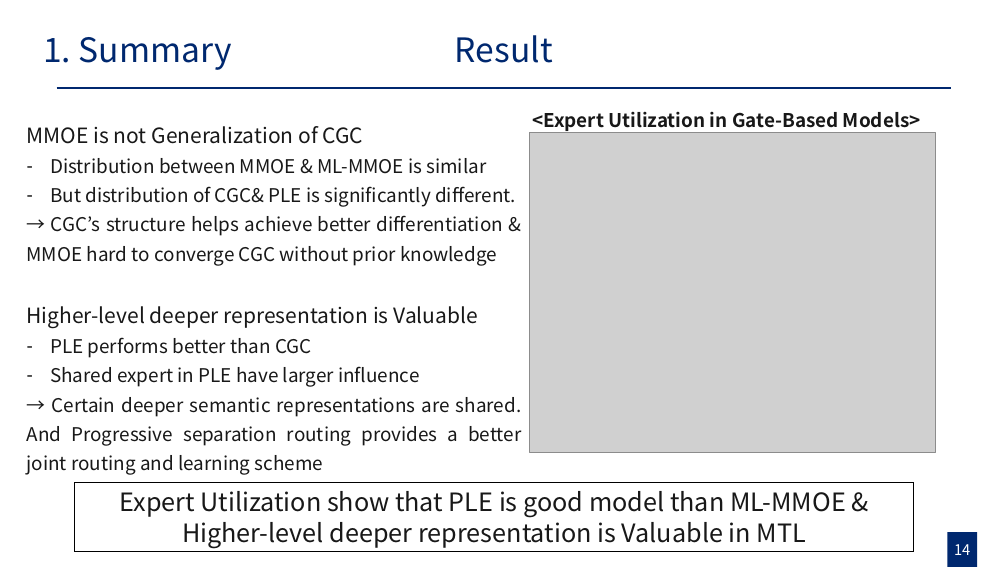
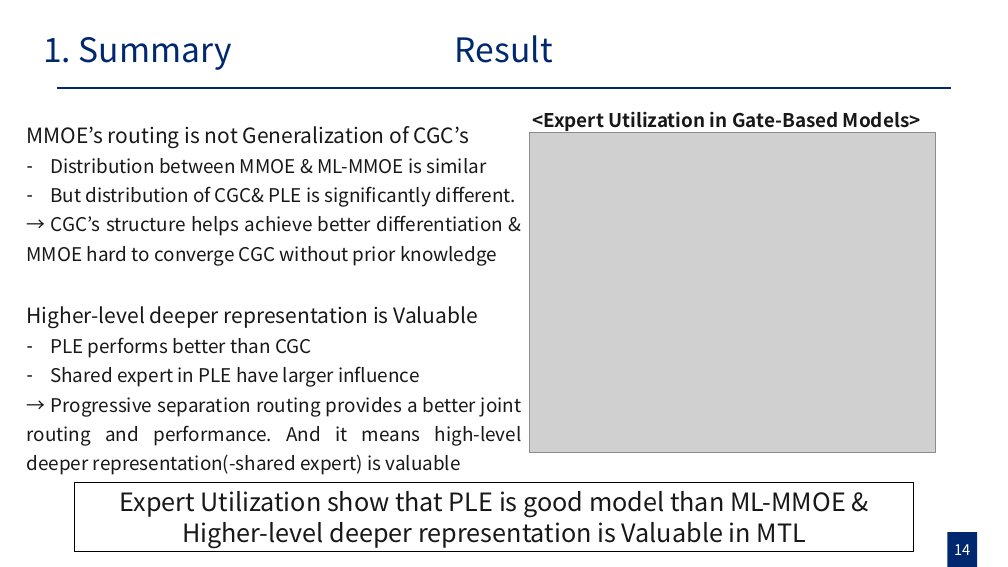
Before and after one commit to gusrn0505/TIL, a slide deck: slide 14 of [PPTPLUG]PP-151/RecSys 발표 자료 준비.pptx. Drawn at 1008x567 pixels with LibreOffice and Linux fonts; fonts in the diff are those of the drawing; grey boxes stand for pictures. Boxes give left, top, right and bottom in pixels: in the first picture for what was removed or moved away, otherwise in the second. Text is boxed around its words. In the diff, an @@ line names an element or a change of style, - is before the commit and + after.

```diff
--- a/[PPTPLUG]PP-151/RecSys 발표 자료 준비.pptx
+++ b/[PPTPLUG]PP-151/RecSys 발표 자료 준비.pptx
@@ text at [27, 126, 469, 148]: text changed @@
-MMOE is not Generalization of CGC
+MMOE’s routing is not Generalization of CGC’s
@@ text at [27, 397, 522, 475]: text changed @@
-→ Certain deeper semantic representations are shared. And Progressive separation routing provides a better joint routing and learning scheme
+→ Progressive separation routing provides a better joint routing and performance. And it means high-level deeper representation(-shared expert) is valuable
```
Also in this commit, not shown: 11 other slides changed, 9 slides added, 16 slides removed.
